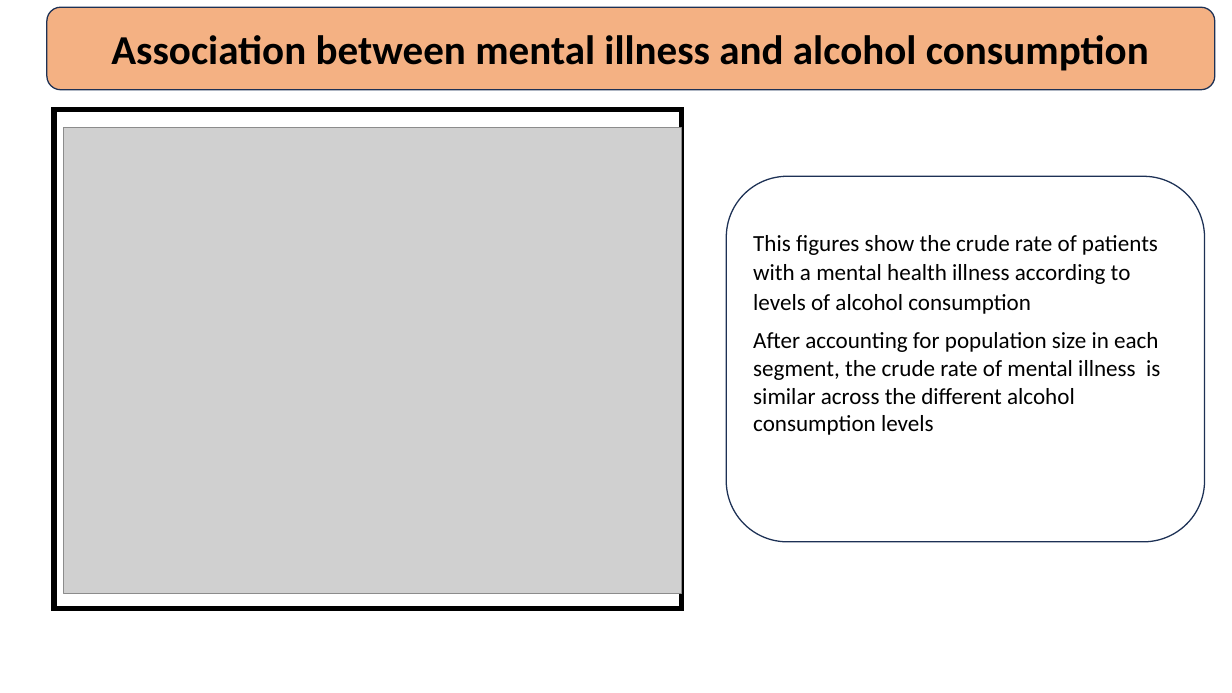
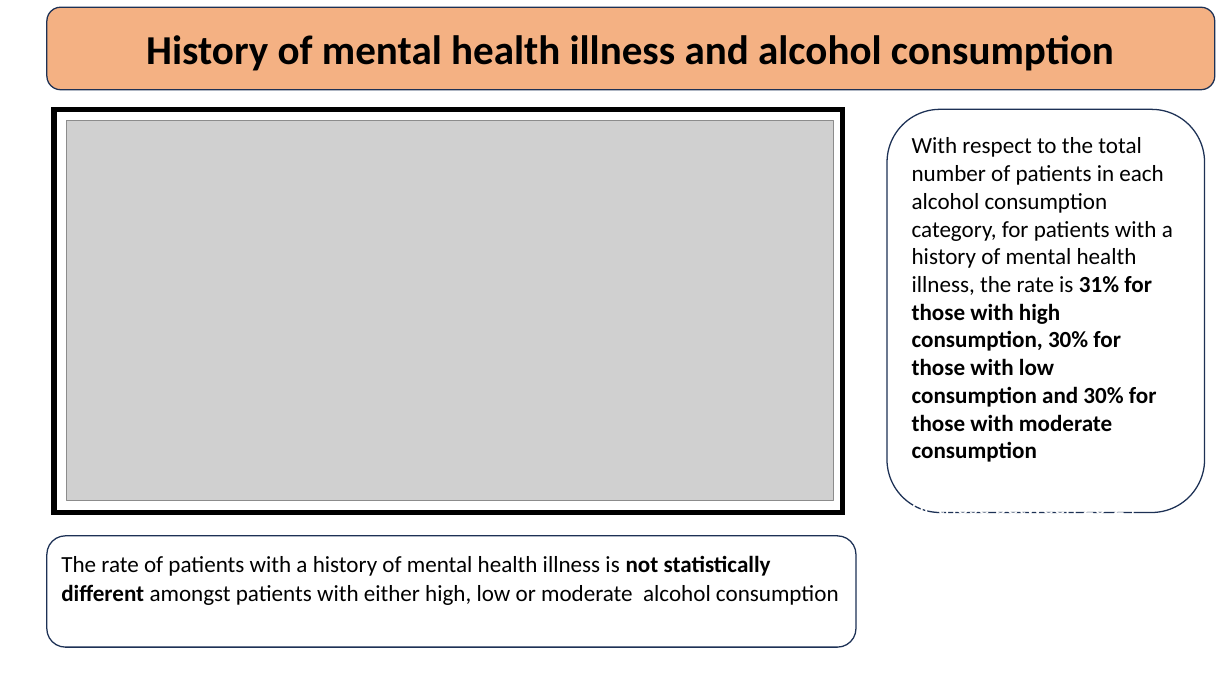
Before and after one commit to hnanji/PREDICTING-MH, a slide deck: slide 8 of reports/mental.health.pptx (slide 7 before the commit). Drawn at 1232x693 pixels with LibreOffice and Linux fonts; fonts in the diff are those of the drawing; grey boxes stand for pictures. Boxes give left, top, right and bottom in pixels: in the first picture for what was removed or moved away, otherwise in the second. Text is boxed around its words. In the diff, an @@ line names an element or a change of style, - is before the commit and + after.

```diff
--- a/reports/mental.health.pptx
+++ b/reports/mental.health.pptx
@@ text in rounded rectangle at [146, 35, 1114, 71]: text changed @@
-Association between mental illness and alcohol consumption
+History of mental health illness and alcohol consumption
@@ rectangle: place and size @@
-rectangle at [54, 109, 681, 609]
+rectangle at [54, 109, 843, 512]
@@ rounded rectangle "With respect to the total ...": place and size @@
-rounded rectangle "With respect to the total ..." at [726, 177, 1205, 543]
+rounded rectangle "With respect to the total ..." at [887, 109, 1205, 512]
@@ picture: place and size @@
-picture at [64, 128, 682, 593]
+picture at [67, 121, 834, 500]
@@ text in rounded rectangle at [912, 137, 1173, 513]: text changed @@
-This figures show the crude rate of patients with a mental health illness according to levels of alcohol consumption
-After accounting for population size in each segment, the crude rate of mental illness is similar across the different alcohol consumption levels
+With respect to the total number of patients in each alcohol consumption category, for patients with a history of mental health illness, the rate is 31% for those with high consumption, 30% for those with low consumption and 30% for those with moderate consumption
+• or those between
@@ rounded rectangle added at [47, 536, 857, 647], fill #FFFFFF, outline #1E3256 1 pt, 18 pt, text #000000 @@
+The rate of patients with a history of mental health illness is not statistically different amongst patients with either high, low or moderate alcohol consumption %.
```
Also in this commit, not shown: 16 other slides changed, 4 slides added, 2 slides removed.
